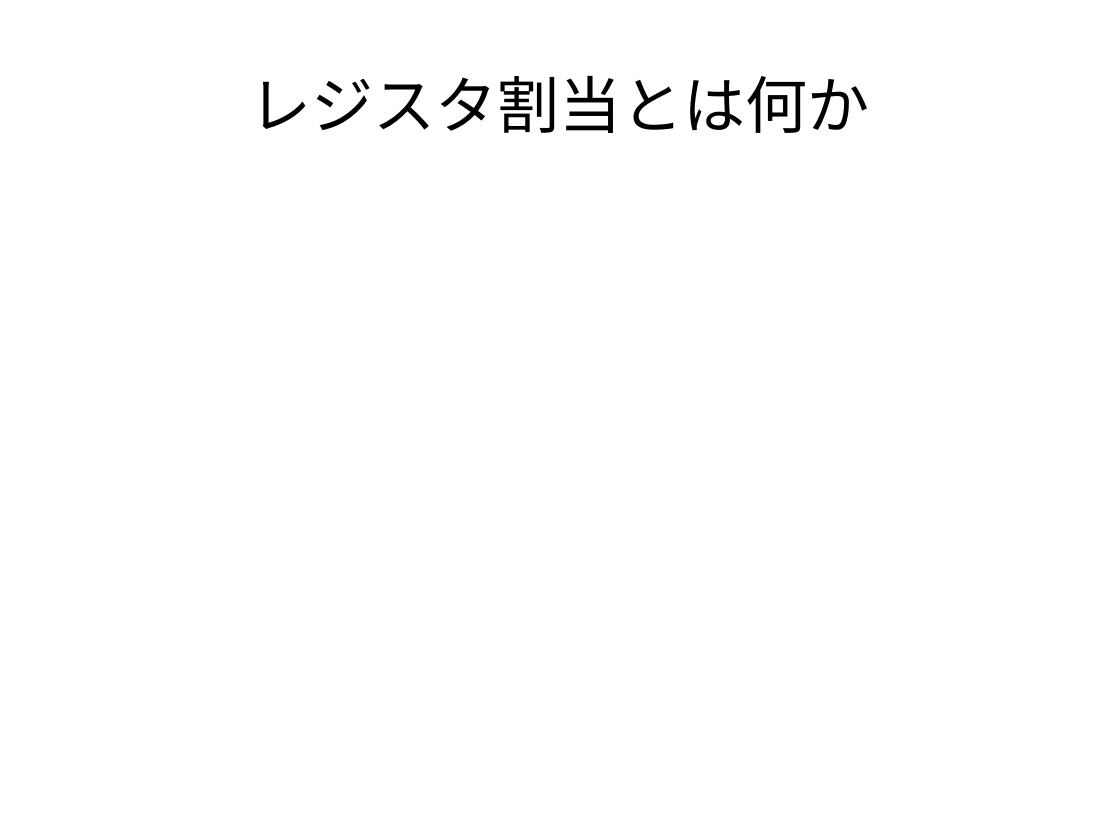
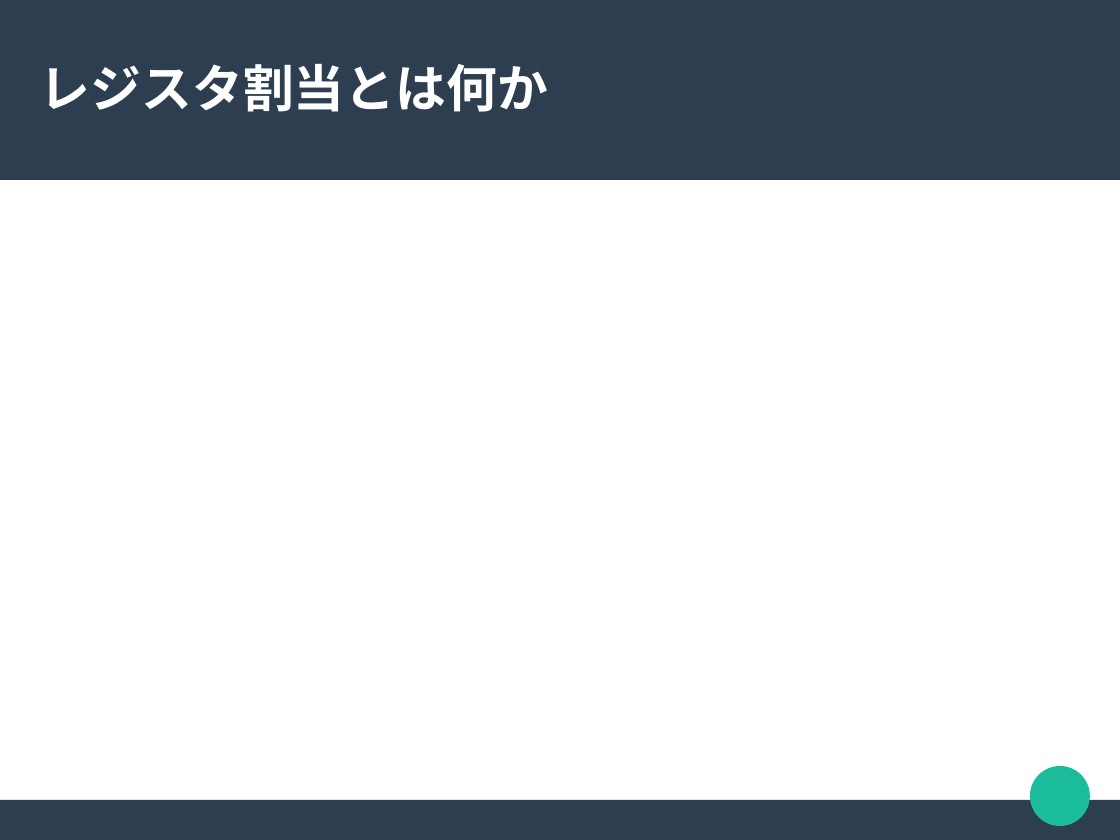
Before and after one commit to akawashiro/hml, a slide deck: slide 4 of hml.odp (slide 2 before the commit). Drawn at 1120x840 pixels with LibreOffice and Linux fonts; fonts in the diff are those of the drawing. Boxes give left, top, right and bottom in pixels: in the first picture for what was removed or moved away, otherwise in the second. Text is boxed around its words. In the diff, an @@ line names an element or a change of style, - is before the commit and + after.

```diff
--- a/hml.odp
+++ b/hml.odp
@@ rectangle added at [0,0,1120,180], fill #2C3E50 @@
@@ title "レジスタ割当とは何か": place and size @@
-title "レジスタ割当とは何か" at [249,76,870,133]
+title "レジスタ割当とは何か" at [40,64,548,112]
@@ title "レジスタ割当とは何か" at [40,64,548,112]: size 44 to 36 pt, font Arial to Lato, text colour #000000 to #FFFFFF, bold on; alignment centre to left @@
@@ ellipse added at [1031,766,1091,826], fill #1ABC9C @@
@@ rectangle added at [0,800,1120,839], fill #2C3E50 @@
```
Also in this commit, not shown: 7 other slides changed, 6 slides added, 4 slides removed.
